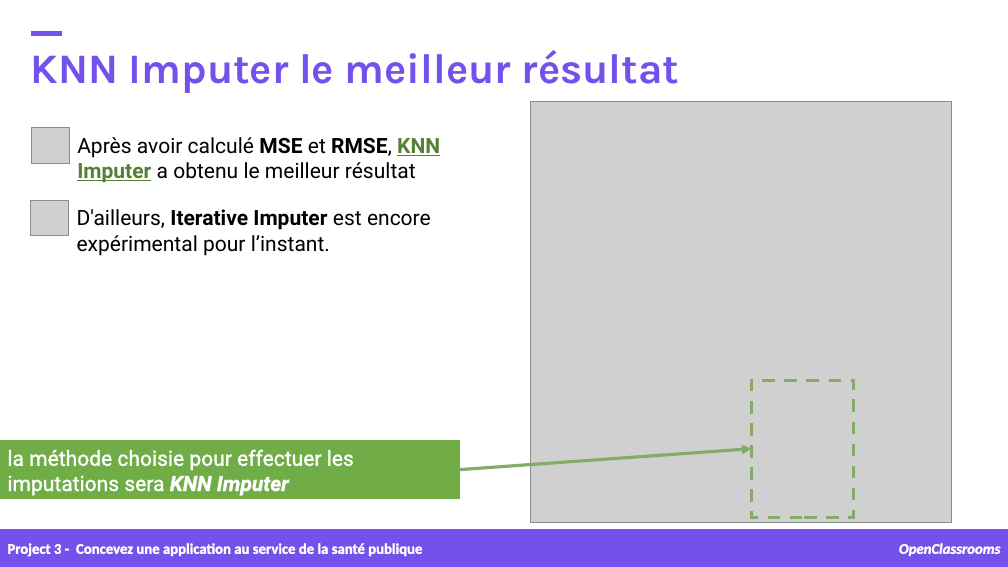
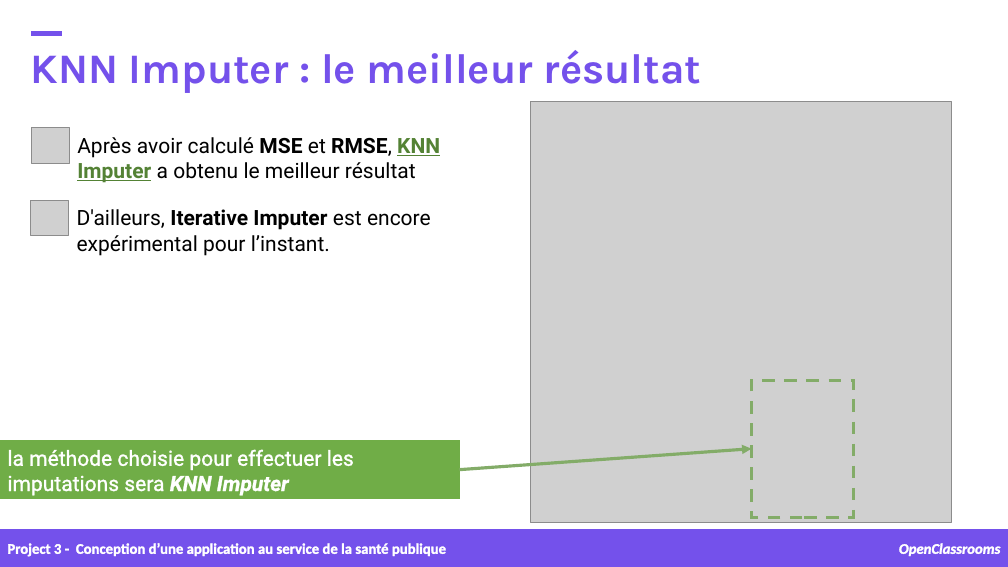
Before and after one commit to samirhinojosa/OC-P3-design-application-public-health, a slide deck: slide 21 of supports/P3_02_presentation v1.pptx (slide 20 before the commit). Drawn at 1008x567 pixels with LibreOffice and Linux fonts; fonts in the diff are those of the drawing; grey boxes stand for pictures; background and template pictures are left out. Boxes give left, top, right and bottom in pixels: in the first picture for what was removed or moved away, otherwise in the second. Text is boxed around its words. In the diff, an @@ line names an element or a change of style, - is before the commit and + after.

```diff
--- a/supports/P3_02_presentation v1.pptx
+++ b/supports/P3_02_presentation v1.pptx
@@ text at [31,50,702,93]: text changed @@
-KNN Imputer le meilleur résultat
+KNN Imputer : le meilleur résultat
@@ text at [7,543,446,557]: text changed @@
-Project 3 - Concevez une application au service de la santé publique
+Project 3 - Conception d’une application au service de la santé publique
```
Also in this commit, not shown: 33 other slides changed, 1 slide added, 22 other files.
